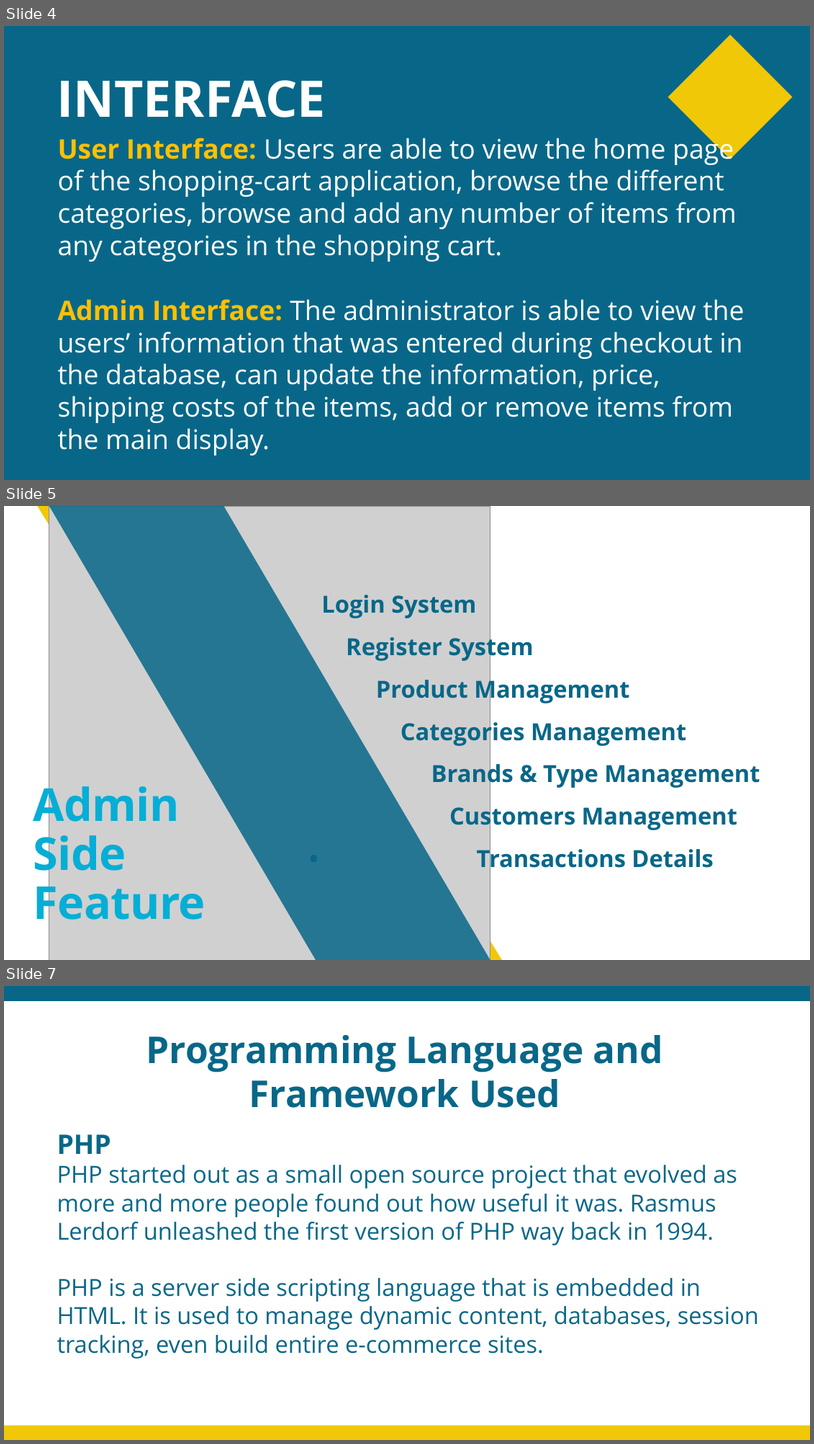
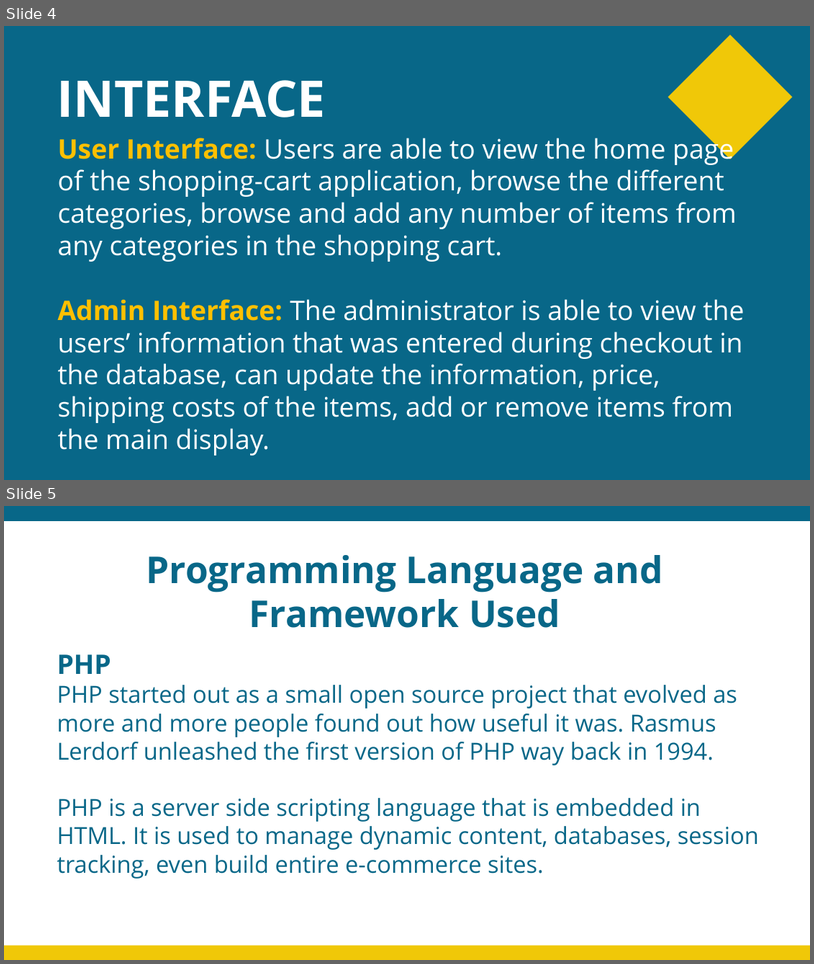
Before and after one commit to prabinEsignature/ppt-design-files, a slide deck: demo.pptx. Shown one above the other, each under a label of ours: slides 4, 5 and 7 before the commit, slides 4 and 5 after it; the slides between them are not shown. The pictures are 814x1444 and 814x964 pixels, drawn with LibreOffice and Linux fonts; fonts in the diff are those of the drawing; grey boxes stand for pictures. Boxes give left, top, right and bottom in pixels: in the first picture for what was removed or moved away, otherwise in the second. Text is boxed around its words. In the diff, an @@ line names an element or a change of style, - is before the commit and + after.

```diff
--- a/demo.pptx
+++ b/demo.pptx
@@ slide 5 removed at [4,506,810,960], background #FFFFFF @@
@@ freeform shape removed at [37,506,502,960] @@
@@ picture removed at [49,506,491,960] @@
@@ freeform shape removed at [49,506,491,960] @@
@@ text removed at [322,595,760,873] @@
-Login System
-Register System
-Product Management
-Categories Management
-Brands & Type Management
-Customers Management
-• Transactions Details
@@ text removed at [34,778,206,932] @@
-Admin
-Side
-Feature
@@ what was slide 7 is now slide 5 @@
```
Also in this commit, not shown: 6 other slides removed.
